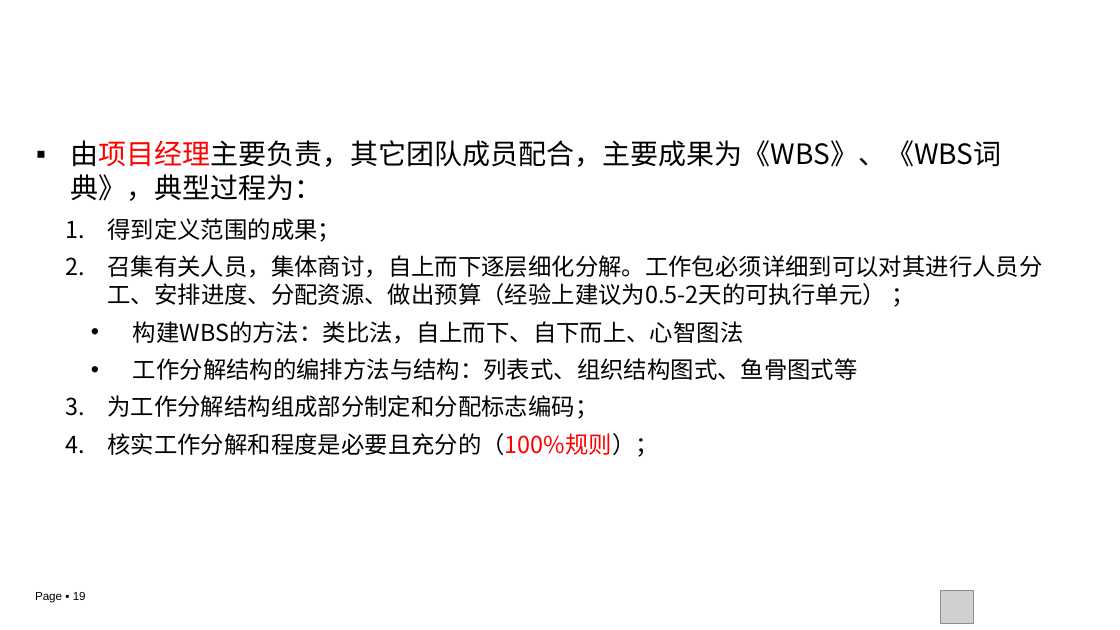
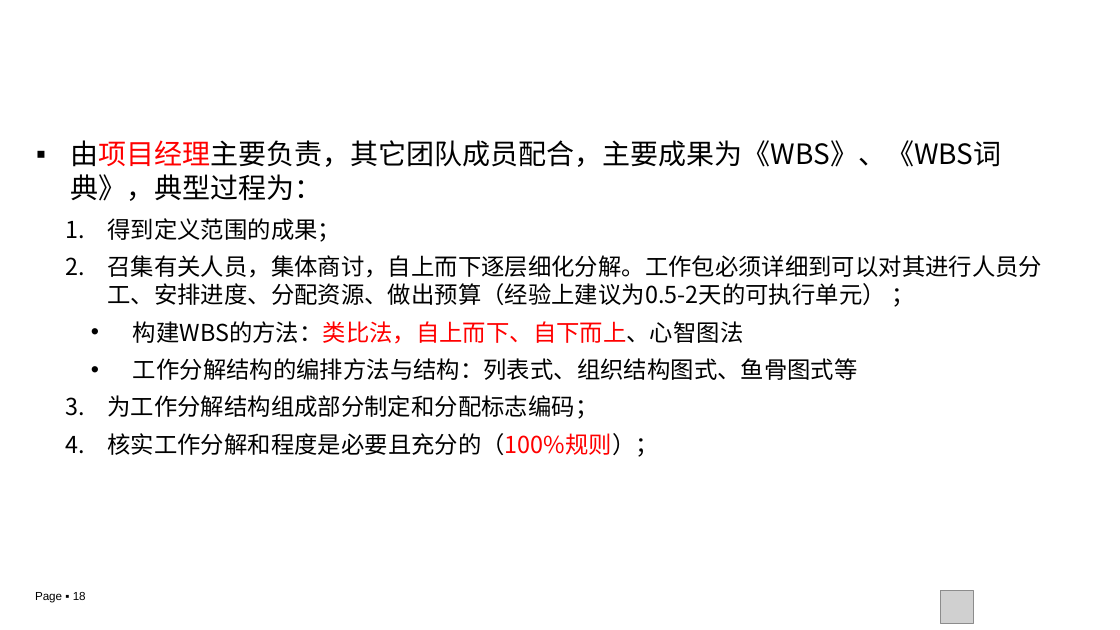
Before and after one commit to edu2act/course-IT-Project-Management, a slide deck: slide 18 of materials/slides/ch03-1.pptx (slide 19 before the commit). Drawn at 1120x630 pixels with LibreOffice and Linux fonts; fonts in the diff are those of the drawing; grey boxes stand for pictures; background and template pictures are left out. Boxes give left, top, right and bottom in pixels: in the first picture for what was removed or moved away, otherwise in the second. Text is boxed around its words. In the diff, an @@ line names an element or a change of style, - is before the commit and + after.

```diff
--- a/materials/slides/ch03-1.pptx
+++ b/materials/slides/ch03-1.pptx
@@ text at (133, 321, 744, 344): text colour #000000 to #FF0000 in "构建WBS的方法：类比法，自上而下、自下而上、心智图法" @@
@@ page number at (35, 592, 86, 603): text changed @@
-Page ▪ 19
+Page ▪ 18
```
Also in this commit, not shown: 6 other slides changed, 1 slide added, 1 slide removed.
